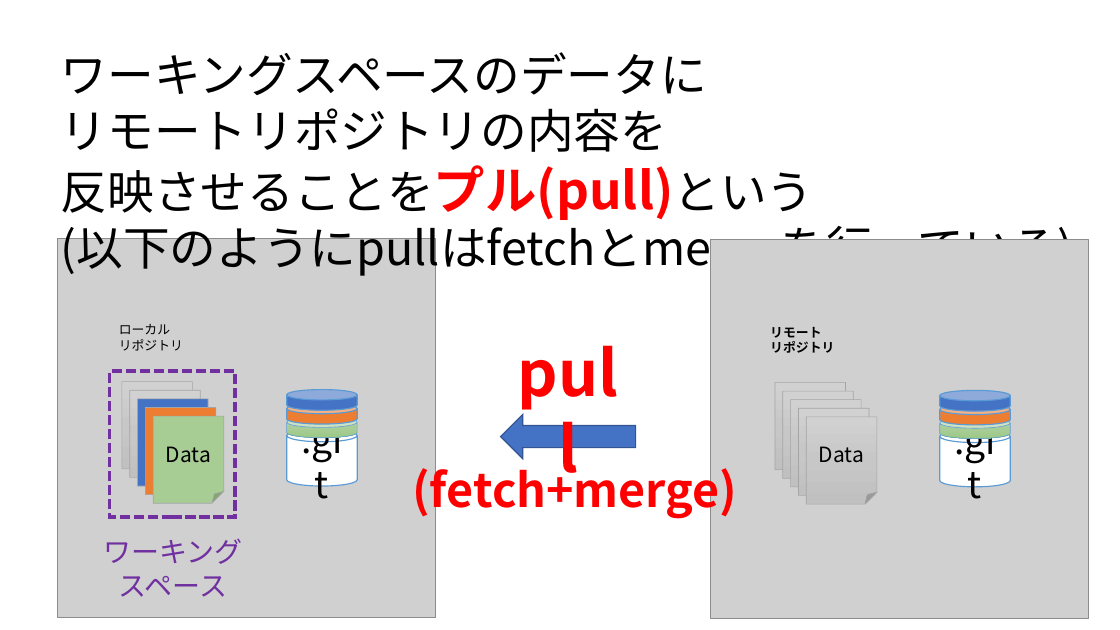
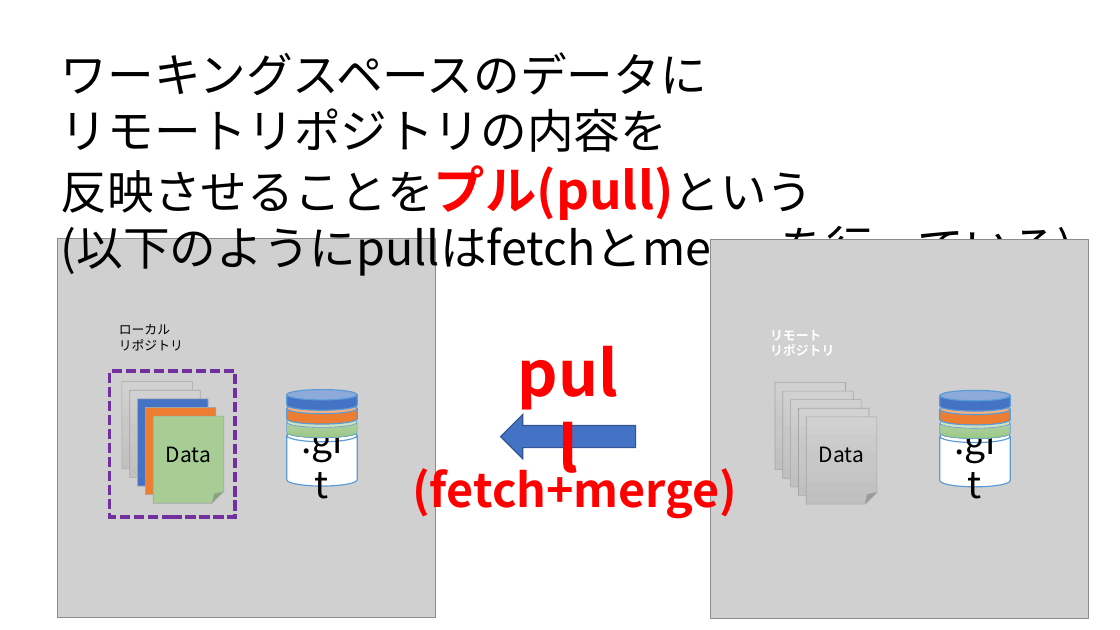
Before and after one commit to syalpon/GITS, a slide deck: slide 22 of git.pptx (slide 21 before the commit). Drawn at 1120x630 pixels with LibreOffice and Linux fonts; fonts in the diff are those of the drawing; grey boxes stand for pictures. Boxes give left, top, right and bottom in pixels: in the first picture for what was removed or moved away, otherwise in the second. Text is boxed around its words. In the diff, an @@ line names an element or a change of style, - is before the commit and + after.

```diff
--- a/git.pptx
+++ b/git.pptx
@@ text "リモート" at bbox=[770, 330, 834, 355]: text colour #000000 to #FFFFFF @@
@@ text removed at bbox=[103, 538, 242, 597] @@
-ワーキング
-スペース
```
Also in this commit, not shown: 8 other slides changed, 3 slides added, 1 other file.
